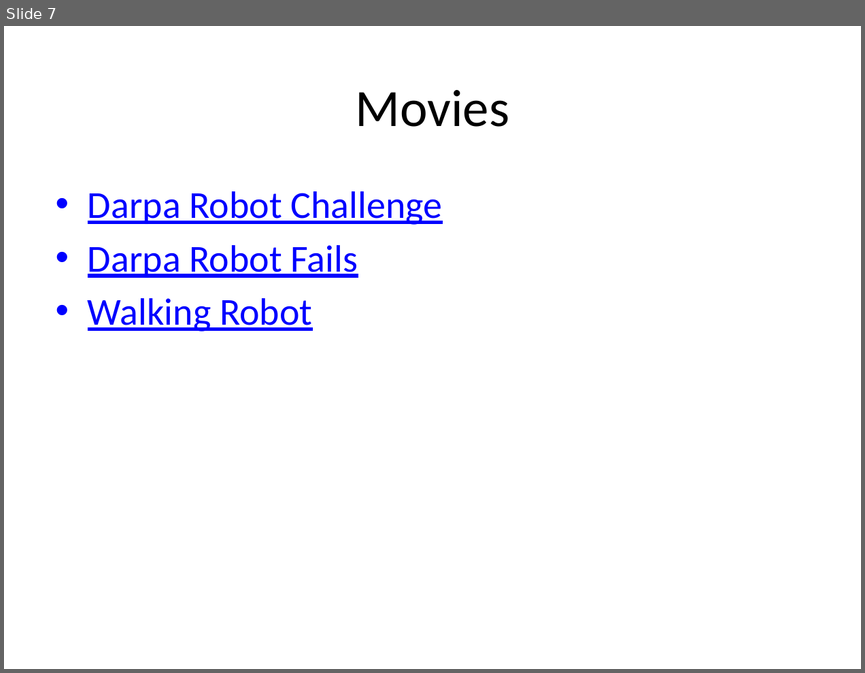
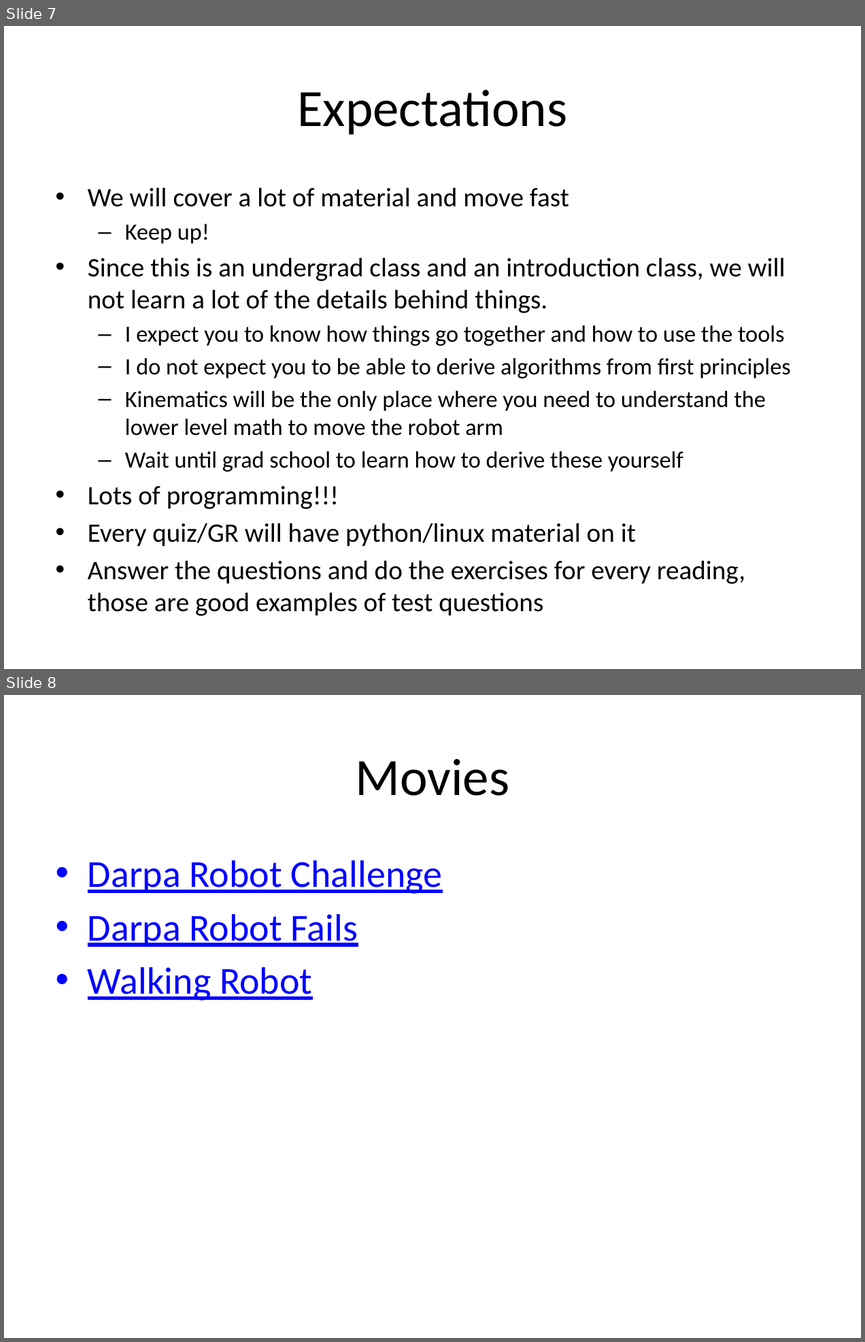
Before and after one commit to MarsUniversity/ece387-robotics, a slide deck: website/block_1_basics/lsn1/lsn1.pptx. Shown one above the other, each under a label of ours: slide 7 before the commit, slides 7 and 8 after it. The pictures are 865x673 and 865x1342 pixels, drawn with LibreOffice and Linux fonts; fonts in the diff are those of the drawing. Boxes give left, top, right and bottom in pixels: in the first picture for what was removed or moved away, otherwise in the second. Text is boxed around its words. In the diff, an @@ line names an element or a change of style, - is before the commit and + after.

```diff
--- a/website/block_1_basics/lsn1/lsn1.pptx
+++ b/website/block_1_basics/lsn1/lsn1.pptx
@@ slide 7 added at bbox=[4, 26, 861, 669], background #FFFFFF @@
@@ title added at bbox=[297, 89, 567, 135], 44 pt, text #000000 @@
+Expectations
@@ text added at bbox=[88, 187, 790, 616], 22.4 pt, text #000000 @@
+• We will cover a lot of material and move fast
+  – Keep up!
+• Since this is an undergrad class and an introduction class, we will not learn a lot of the details behind things.
+  – I expect you to know how things go together and how to use the tools
+  – I do not expect you to be able to derive algorithms from first principles
+  – Kinematics will be the only place where you need to understand the lower level math to move the robot arm
+  – Wait until grad school to learn how to derive these yourself
+• Lots of programming!!!
+• Every quiz/GR will have python/linux material on it
+• Answer the questions and do the exercises for every reading, those are good examples of test questions
@@ what was slide 7 is now slide 8 @@
```
Also in this commit, not shown: 3 slides changed, 21 other files.
